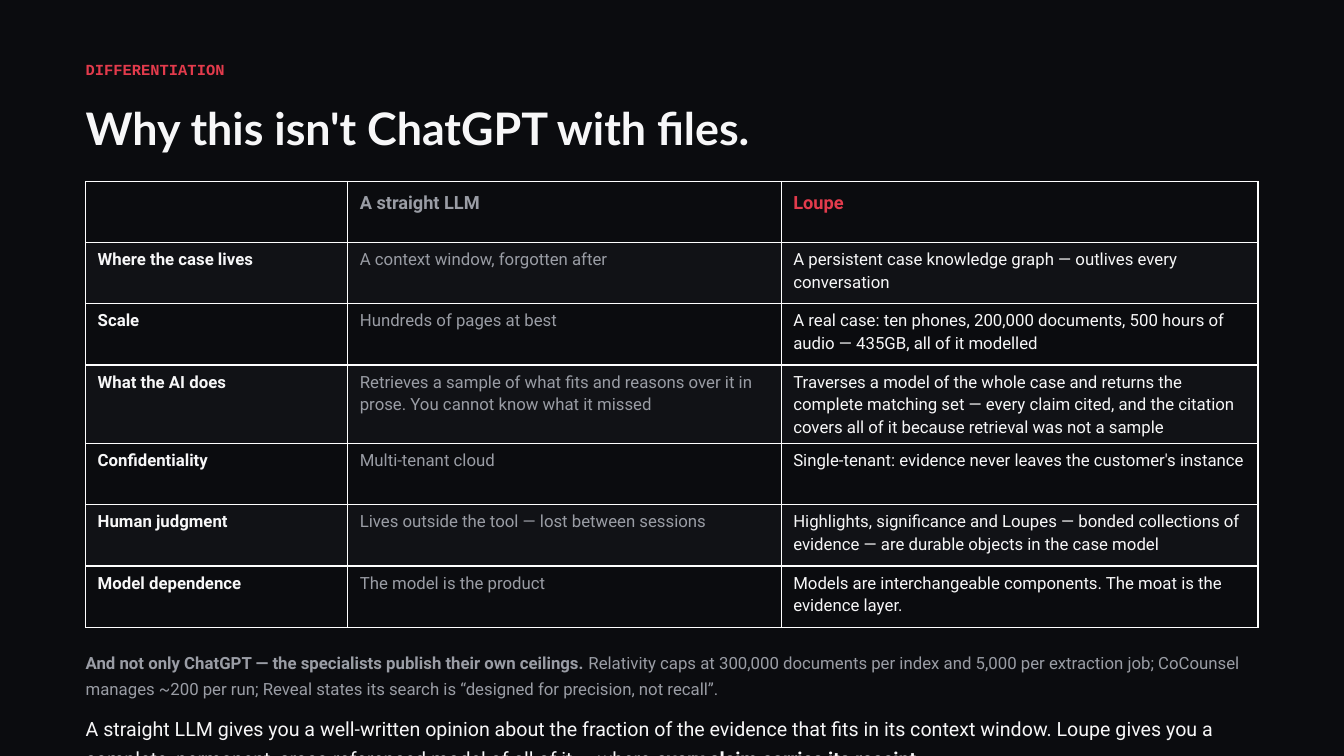
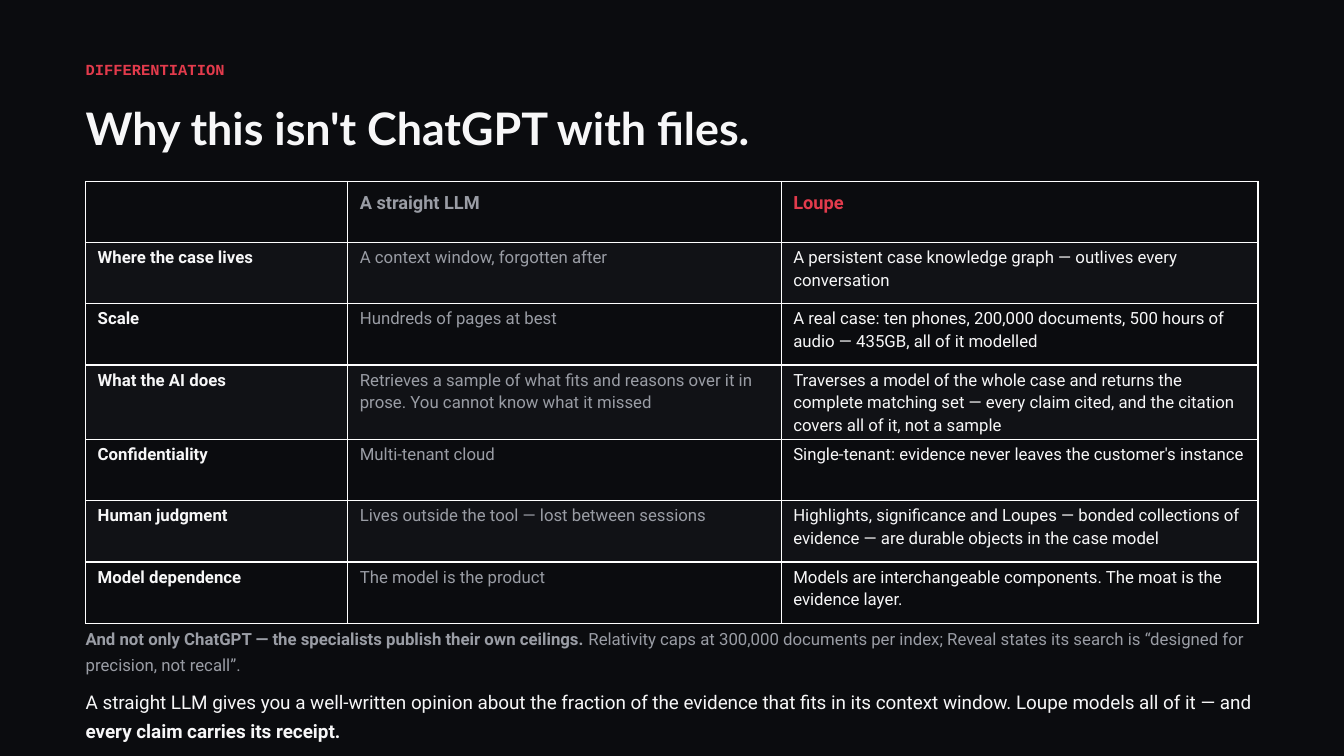
Before and after one commit to conorbowles51/owl-n4j, a slide deck: slide 5 of Loupe-NDRC-deck.pptx. Drawn at 1344x756 pixels with LibreOffice and Linux fonts; fonts in the diff are those of the drawing. Boxes give left, top, right and bottom in pixels: in the first picture for what was removed or moved away, otherwise in the second. Text is boxed around its words. In the diff, an @@ line names an element or a change of style, - is before the commit and + after.

```diff
--- a/Loupe-NDRC-deck.pptx
+++ b/Loupe-NDRC-deck.pptx
@@ table at [86,181,1258,613] @@
-row 4, column 3: Traverses a model of the whole case and returns the complete matching set — every claim cited, and the citation covers all of it because retrieval was not a sample
+row 4, column 3: Traverses a model of the whole case and returns the complete matching set — every claim cited, and the citation covers all of it, not a sample
@@ text at [86,632,1251,742]: text changed @@
-And not only ChatGPT — the specialists publish their own ceilings. Relativity caps at 300,000 documents per index and 5,000 per extraction job; CoCounsel manages ~200 per run; Reveal states its search is “designed for precision, not recall”.
-A straight LLM gives you a well-written opinion about the fraction of the evidence that fits in its context window. Loupe gives you a complete, permanent, cross-referenced model of all of it — where every claim carries its receipt.
+And not only ChatGPT — the specialists publish their own ceilings. Relativity caps at 300,000 documents per index; Reveal states its search is “designed for precision, not recall”.
+A straight LLM gives you a well-written opinion about the fraction of the evidence that fits in its context window. Loupe models all of it — and every claim carries its receipt.
```
Also in this commit, not shown: 3 other slides changed, 2 other files.
